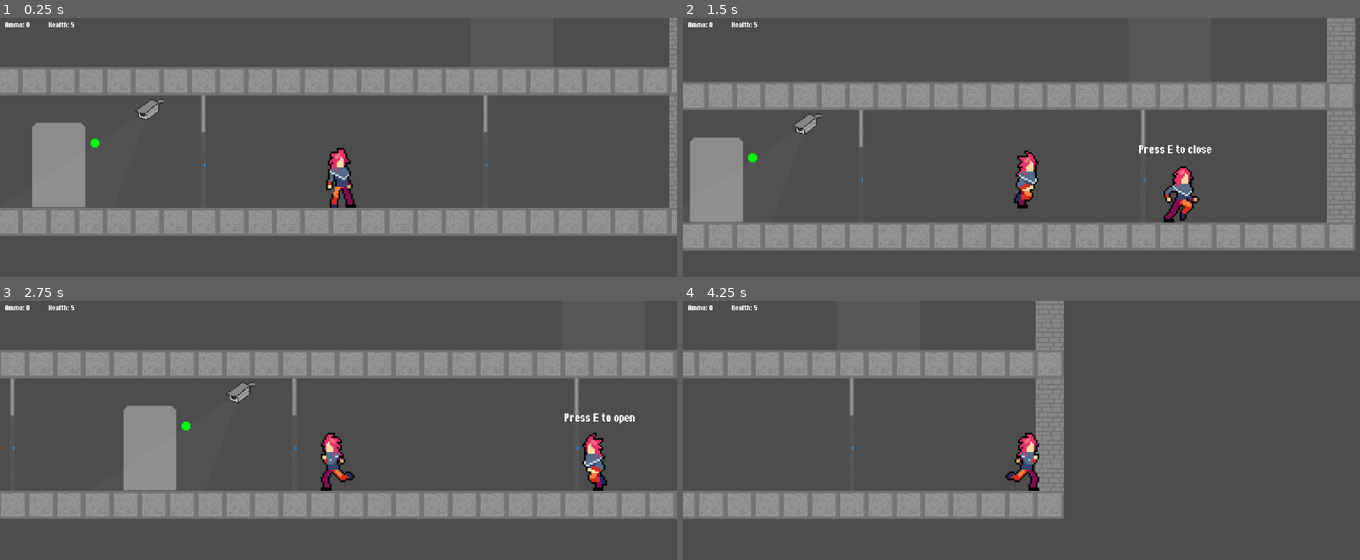
Above: before the commit, frames 1-4 (two rows, left to right).
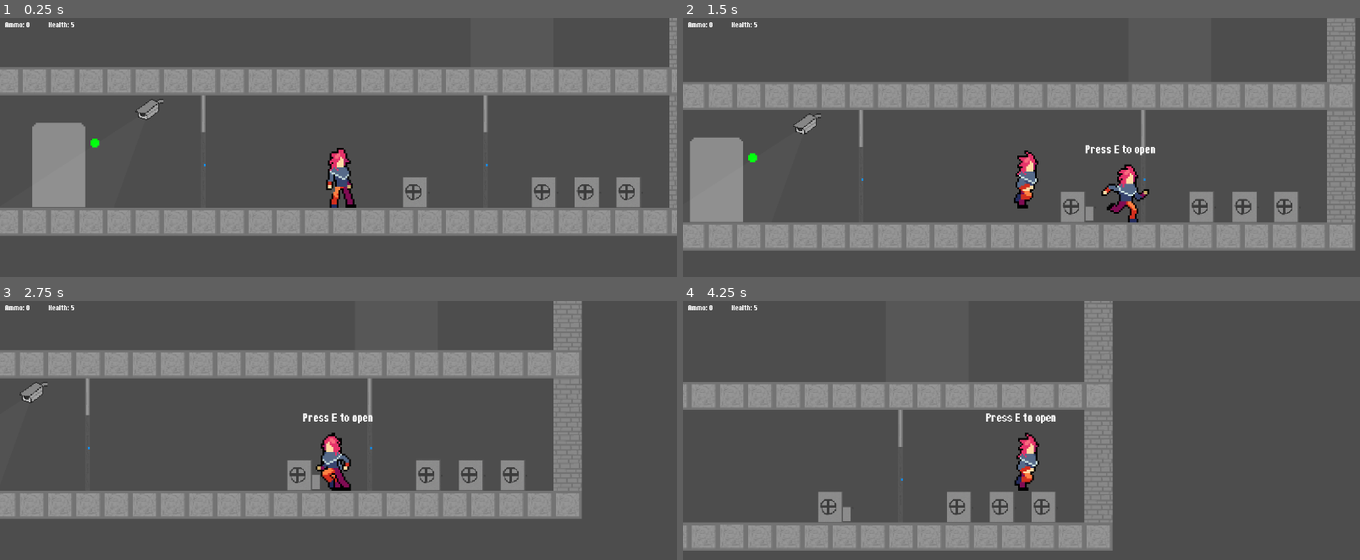
Above: after the commit, the same moments.

Repository: sppmacd/everything-has-to-end
Game: Godot game, scene res://main.tscn
The game is run twice, just before and just after one commit, with the same random seed, the same clock (stepped at 60 frames per second) and the same inputs.
Inputs (mouse positions are in pixels of both pictures, inside the frame that each line leads up to):
- Up to frame 1 (0.25 s): no input
- Up to frame 2 (1.5 s): tap Enter at 0.5 s; move the mouse to (1170, 188) at 0.52 s; hold D from 0.53 s (still down); tap E at 0.6, 1.25 s; click (1170, 188) at 0.67 s; tap Space at 0.77 s; move the mouse to (886, 227) at 1.27 s; tap R at 1.35 s
- Up to frame 3 (2.75 s): tap Space at 1.52 s; tap E at 2, 2.1 s; move the mouse to (406, 407) at 2.02 s; release D at 2.03 s; hold A from 2.03 s (still down)
- Up to frame 4 (4.25 s): tap E at 2.75, 3.5, 3.6 s; move the mouse to (outside the picture) at 2.77 s; release A at 2.78 s; hold D from 2.78 s (still down); tap R at 2.85 s; click (outside the picture) at 2.92 s; tap Space at 3.02, 3.77 s; move the mouse to (1224, 547) at 3.52 s

The runs differ from the first frame. In frame 1, 1.3% of the frame differs, in the area x 59-95%, y 61-73%; in frame 2, 3.1%; in frame 3, 15%; in frame 4, 31%, in the area x 0-64%, y 0-97%.

Commit message:
Add chests

Diff:
--- a/entities/player.tscn
+++ b/entities/player.tscn
@@ -367,7 +367,7 @@
 size = Vector2(32, 64)
 
 [sub_resource type="RectangleShape2D" id="RectangleShape2D_e4p34"]
-size = Vector2(72, 72)
+size = Vector2(72, 85)
 
 [node name="Player" type="CharacterBody2D"]
 z_index = 1000
@@ -392,7 +392,7 @@
 collision_mask = 2
 
 [node name="CollisionShape2D" type="CollisionShape2D" parent="UseArea"]
-position = Vector2(-1, -4)
+position = Vector2(-1, 2.5)
 shape = SubResource("RectangleShape2D_e4p34")
 
 [node name="PressEToUse" type="RichTextLabel" parent="."]
--- a/levels/level2.tscn
+++ b/levels/level2.tscn
@@ -1,8 +1,9 @@
-[gd_scene load_steps=14 format=4 uid="uid://d3vm4dg0841ls"]
+[gd_scene load_steps=15 format=4 uid="uid://d3vm4dg0841ls"]
 
 [ext_resource type="PackedScene" uid="uid://b62r6sibq6dpt" path="res://levels/level.tscn" id="1_p1d34"]
 [ext_resource type="Script" uid="uid://cjvp88y70lsmv" path="res://levels/level_2.gd" id="2_76ugp"]
 [ext_resource type="PackedScene" uid="uid://4rhntp45r3y4" path="res://entities/stairs.tscn" id="2_p1d34"]
+[ext_resource type="PackedScene" uid="uid://dw2wddf85cc36" path="res://entities/chest.tscn" id="3_55gdq"]
 [ext_resource type="Texture2D" uid="uid://dqnqxpmjx1ahj" path="res://assets/tiles.png" id="3_g1dg4"]
 [ext_resource type="PackedScene" uid="uid://caf7s4kc4f6uv" path="res://entities/door.tscn" id="4_py88r"]
 [ext_resource type="PackedScene" uid="uid://dskljqmgkkmyf" path="res://entities/corridor_door.tscn" id="5_g1dg4"]
@@ -62,13 +63,25 @@
 
 [node name="Floor0" type="Node2D" parent="." index="1"]
 
-[node name="Stairs_up" parent="Floor0" index="0" instance=ExtResource("2_p1d34")]
+[node name="Chest" parent="Floor0" index="0" instance=ExtResource("3_55gdq")]
+position = Vector2(740, 135)
+
+[node name="Chest2" parent="Floor0" index="1" instance=ExtResource("3_55gdq")]
+position = Vector2(498, 135)
+
+[node name="Chest3" parent="Floor0" index="2" instance=ExtResource("3_55gdq")]
+position = Vector2(644, 135)
+
+[node name="Chest4" parent="Floor0" index="3" instance=ExtResource("3_55gdq")]
+position = Vector2(693, 135)
+
+[node name="Stairs_up" parent="Floor0" index="4" instance=ExtResource("2_p1d34")]
 position = Vector2(-492, 128)
 
 [node name="Target" type="Marker2D" parent="Floor0/Stairs_up" index="2"]
 position = Vector2(-11, -177)
 
-[node name="TileMapLayer" type="TileMapLayer" parent="Floor0" index="1"]
+[node name="TileMapLayer" type="TileMapLayer" parent="Floor0" index="5"]
 texture_filter = 1
 tile_map_data = PackedByteArray("AADt/wQAAAACAAAAAADu/wQAAAACAAAAAADv/wQAAAACAAAAAADw/wQAAAACAAAAAADx/wQAAAACAAAAAADy/w …(1024 unchanged characters)…
 tile_set = SubResource("TileSet_py88r")
@@ -103,24 +116,24 @@
 position = Vector2(-400.5, 21)
 shape = SubResource("RectangleShape2D_qyb5k")
 
-[node name="Door" parent="Floor0" index="2" instance=ExtResource("4_py88r")]
+[node name="Door" parent="Floor0" index="6" instance=ExtResource("4_py88r")]
 position = Vector2(108, 127)
 required_key = "lvl2_floor0_upstairs"
 
-[node name="CorridorDoor4" parent="Floor0" index="3" instance=ExtResource("5_g1dg4")]
+[node name="CorridorDoor4" parent="Floor0" index="7" instance=ExtResource("5_g1dg4")]
 position = Vector2(-400, 127)
 required_key = "lvl2_floor0_upstairs"
 
-[node name="CorridorDoor3" parent="Floor0" index="4" instance=ExtResource("5_g1dg4")]
+[node name="CorridorDoor3" parent="Floor0" index="8" instance=ExtResource("5_g1dg4")]
 position = Vector2(-49, 127)
 
-[node name="CorridorDoor" parent="Floor0" index="5" instance=ExtResource("5_g1dg4")]
+[node name="CorridorDoor" parent="Floor0" index="9" instance=ExtResource("5_g1dg4")]
 position = Vector2(272, 127)
 
-[node name="CorridorDoor2" parent="Floor0" index="6" instance=ExtResource("5_g1dg4")]
+[node name="CorridorDoor2" parent="Floor0" index="10" instance=ExtResource("5_g1dg4")]
 position = Vector2(592, 127)
 
-[node name="Camera" parent="Floor0" index="7" instance=ExtResource("6_s1bpp")]
+[node name="Camera" parent="Floor0" index="11" instance=ExtResource("6_s1bpp")]
 position = Vector2(210, 16)
 
 [node name="Floor1" type="Node2D" parent="." index="2"]
